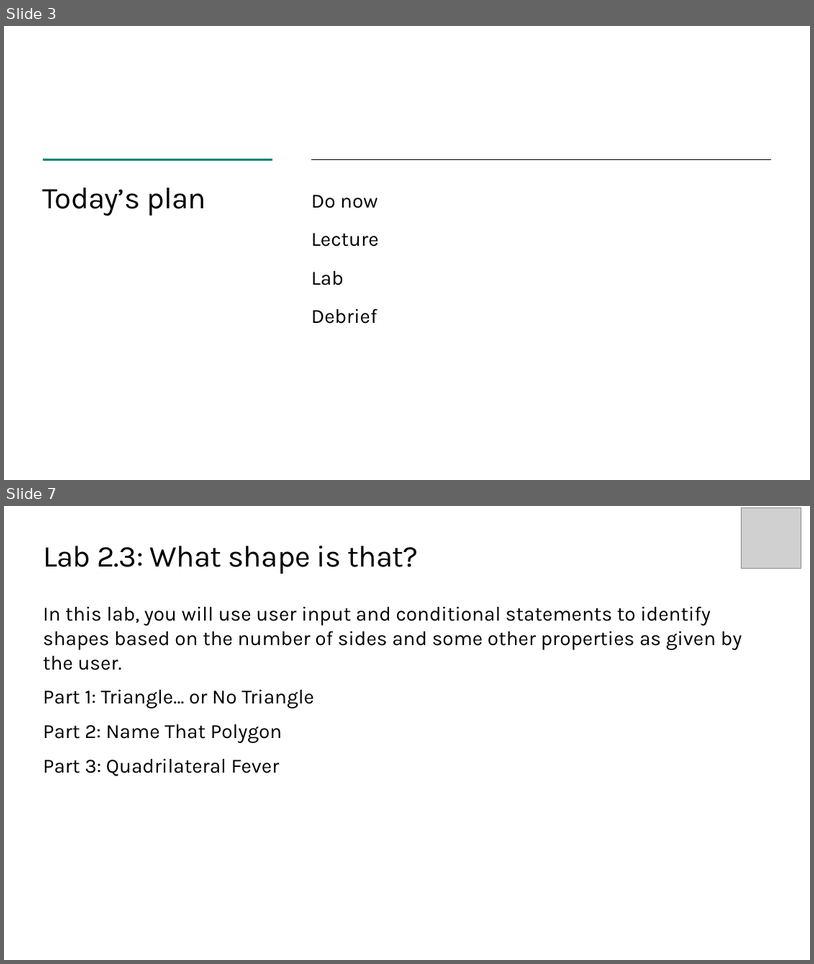
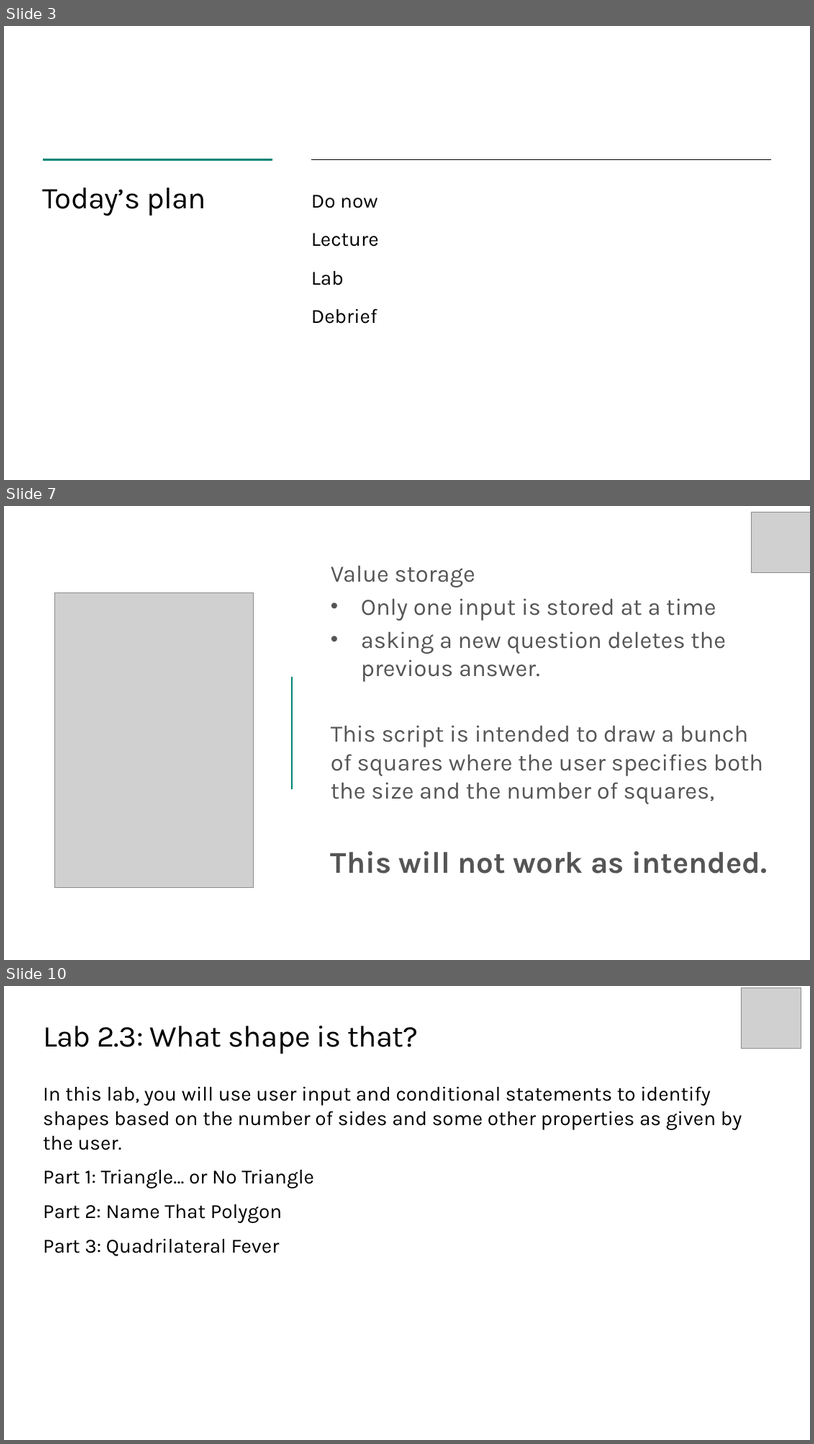
Before and after one commit to TEALSK12/introduction-to-computer-science, a slide deck: docs/slidedecks/TEALS SNAP 2.3.pptx. Shown one above the other, each under a label of ours: slides 3 and 7 before the commit, slides 3, 7 and 10 after it; the slides between them are not shown. The pictures are 814x964 and 814x1444 pixels, drawn with LibreOffice and Linux fonts; fonts in the diff are those of the drawing; grey boxes stand for pictures; background and template pictures are left out. Boxes give left, top, right and bottom in pixels: in the first picture for what was removed or moved away, otherwise in the second. Text is boxed around its words. In the diff, an @@ line names an element or a change of style, - is before the commit and + after.

```diff
--- a/docs/slidedecks/TEALS SNAP 2.3.pptx
+++ b/docs/slidedecks/TEALS SNAP 2.3.pptx
@@ slide 7 added at (4, 506, 810, 960), background #FFFFFF @@
@@ picture added at (751, 512, 810, 573) @@
@@ text added at (331, 565, 768, 873), 28 pt, text #555555 @@
+Value storage
+• Only one input is stored at a time
+• asking a new question deletes the previous answer.
+This script is intended to draw a bunch of squares where the user specifies both the size and the number of squares,
+This will not work as intended.
@@ picture added at (54, 593, 254, 888) @@
@@ line added from (292, 677) to (292, 789), #008575 2.25 pt @@
@@ what was slide 7 is now slide 10 @@
```
Also in this commit, not shown: 4 slides changed, 2 other slides added, 36 other files.
